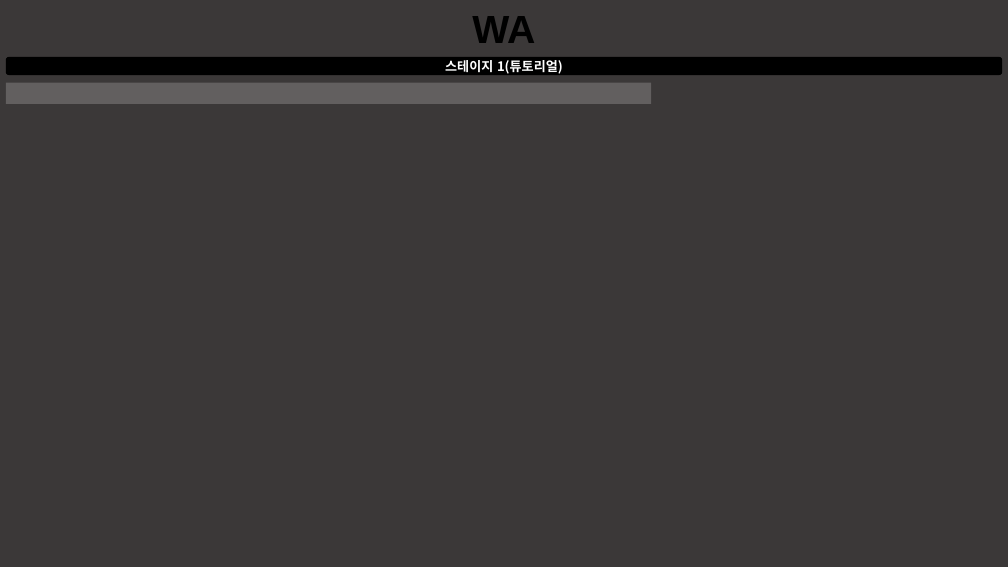
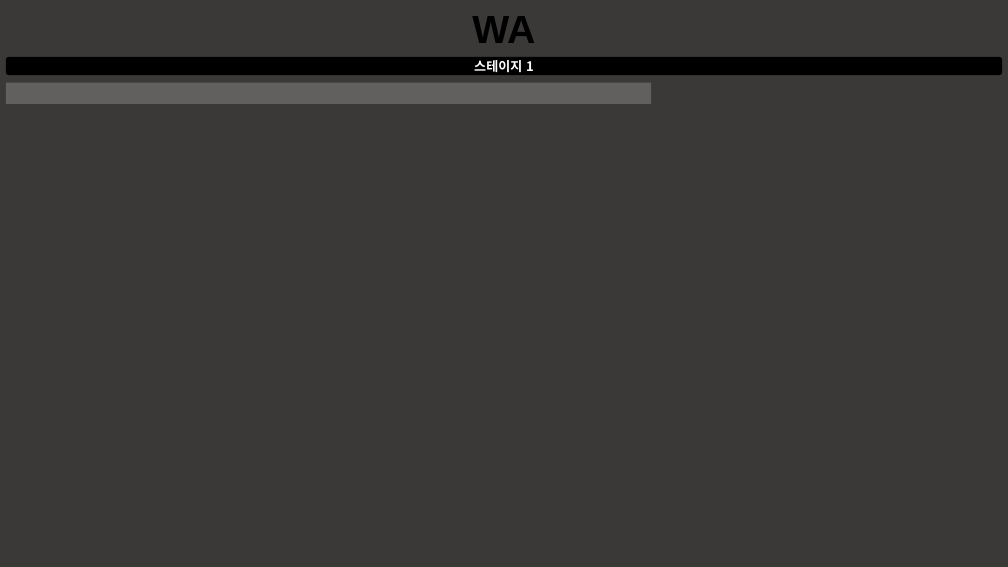
Before and after one commit to taeseongeom/WA, a slide deck: slide 3 of 기획서/신버전/레벨 기획.pptx. Drawn at 1008x567 pixels with LibreOffice and Linux fonts; fonts in the diff are those of the drawing. Boxes give left, top, right and bottom in pixels: in the first picture for what was removed or moved away, otherwise in the second. Text is boxed around its words. In the diff, an @@ line names an element or a change of style, - is before the commit and + after.

```diff
--- a/기획서/신버전/레벨 기획.pptx
+++ b/기획서/신버전/레벨 기획.pptx
@@ text in rounded rectangle at (x1=474, y1=60, x2=534, y2=72): text changed @@
-스테이지 1(튜토리얼)
+스테이지 1
```
Also in this commit, not shown: 1 other slide changed, 3 other files.
